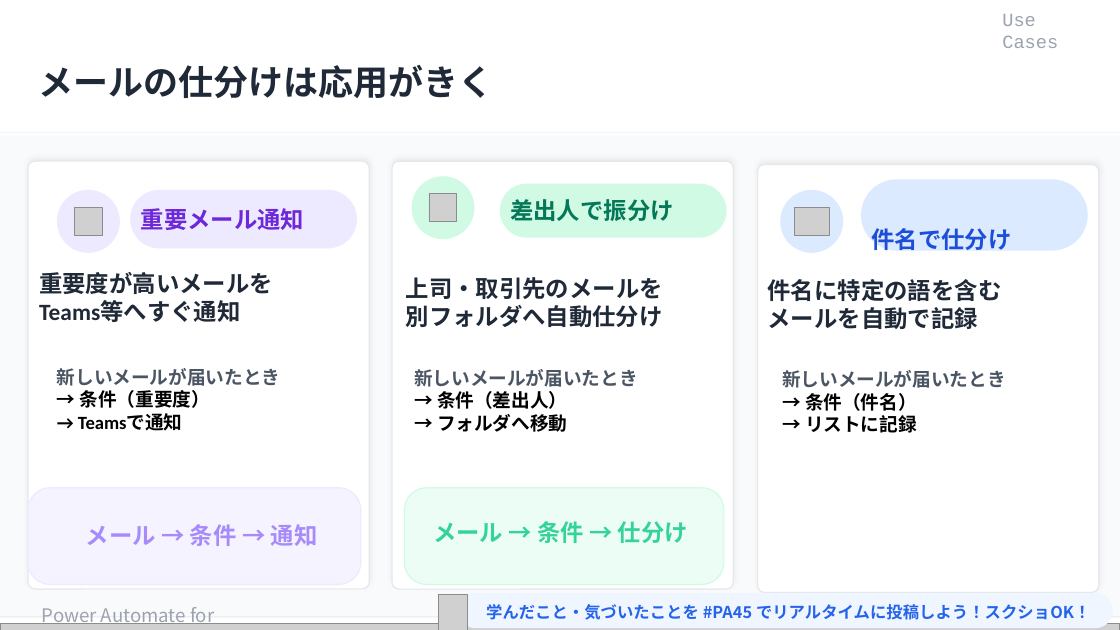
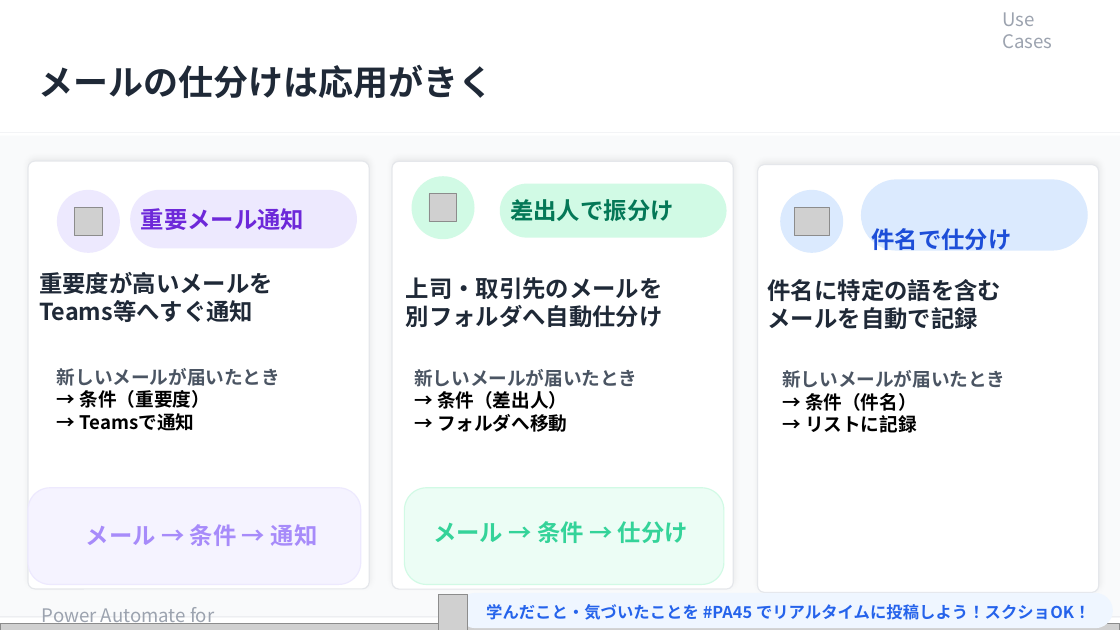
Before and after one commit to Haru-PowerPlatform/pa45, a slide deck: slide 17 of assets/pa45/P011_PA45_RunHistory_20260521.pptx. Drawn at 1120x630 pixels with LibreOffice and Linux fonts; fonts in the diff are those of the drawing; grey boxes stand for pictures. Boxes give left, top, right and bottom in pixels: in the first picture for what was removed or moved away, otherwise in the second. Text is boxed around its words. In the diff, an @@ line names an element or a change of style, - is before the commit and + after.

```diff
--- a/assets/pa45/P011_PA45_RunHistory_20260521.pptx
+++ b/assets/pa45/P011_PA45_RunHistory_20260521.pptx
@@ text "Use Cases" at (1002,12,1052,48): font Courier New to Noto Sans CJK JP @@
@@ text at (39,300,253,322): font Calibri to Noto Sans CJK JP in "Teams等へすぐ通知" @@
@@ text at (80,390,210,431): font Calibri to Noto Sans CJK JP in "→ 条件（重要度）", "→ Teamsで通知" @@
```
Also in this commit, not shown: 14 other slides changed.
